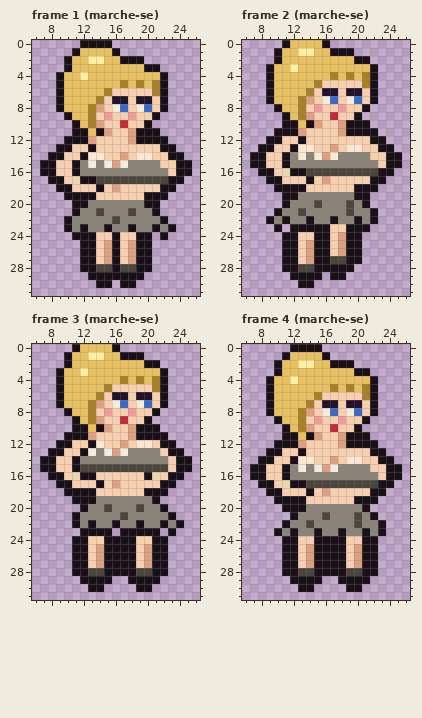
File history of a pixel-art file, art/plaisirs/plaisirs-feu-sauvage.aseprite. The picture above was drawn from the file before the commit.
32x32 pixels, 12 frames. Shown: frame 1 (marche-se): x 6..26, y 0..31; frame 2 (marche-se): x 6..26, y 0..31; frame 3 (marche-se): x 6..26, y 0..31; frame 4 (marche-se): x 6..26, y 0..31. The commit also changed other frames, which this record leaves out.
And afterwards:
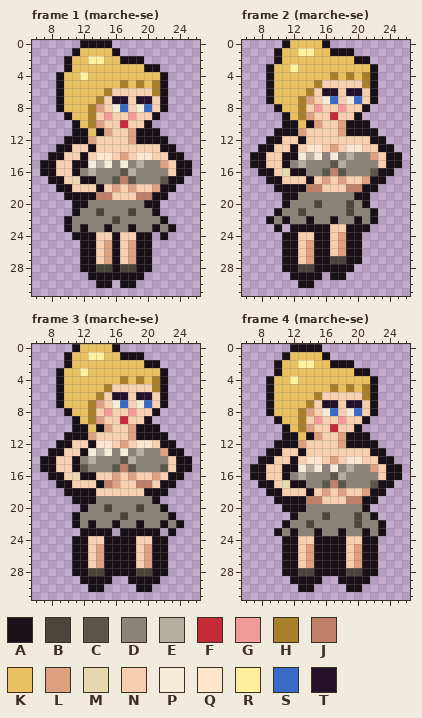
Palette (. is transparent): A #1a1018  B #4a463e  C #5a564c  D #8a8478  E #b4ae9e  F #c42a3a  G #f29a9a  H #a8802a  J #c08068  K #e8c060  L #dc9f80  M #e8d8b0  N #f7cfae  P #f4ecd8  Q #ffe6cf  R #fff0a0  S #3a6ac8  T #24122a
The edit:
Frame 1 (marche-se):
y 14: x 13 Q -> N; x 15 N -> Q
y 15: x 12 D -> A; x 14 D -> E; x 16 L -> D; x 19 D -> E; x 22 N -> L
y 16: x 13 D -> E; x 17..18 DD -> CE
y 17: x 14..22 BBBBBBBBB -> DDCJCDDDC
y 18: x 18 N -> L; x 21 N -> L
y 19: x 14..15 NN -> JJ; x 19..20 NA -> JJ
Frame 2 (marche-se):
y 13: x 13 Q -> N; x 15 N -> Q
y 14: x 12 D -> A; x 14 D -> E; x 16 L -> D; x 19 D -> E; x 22 N -> L
y 15: x 13 D -> E; x 17..18 DD -> CE
y 16: x 14..22 BBBBBBBBB -> DDCJCDDDC
y 17: x 18 N -> L; x 21 N -> L
y 18: x 14..15 NN -> JJ; x 19..20 NA -> JJ
Frame 3 (marche-se):
y 12: x 15 N -> Q
y 13: x 14 D -> E; x 16 L -> D; x 19 D -> E; x 22 N -> L
y 14: x 13 D -> E; x 17..18 DD -> CE
y 15: x 12..22 BBBBBBBBBBB -> CDDDCJCDDDC
y 16: x 16 N -> L; x 18 N -> L; x 20..21 AM -> NL
y 17: x 15 N -> J; x 19..20 NN -> JJ
Frame 4 (marche-se): the same change as frame 1 (marche-se)
Changed places in both pictures, as pixel boxes (x1, y1, x2, y2):
changed: (80, 152, 168, 200)
changed: (290, 144, 378, 192)
changed: (80, 440, 168, 488)
changed: (290, 456, 378, 504)
